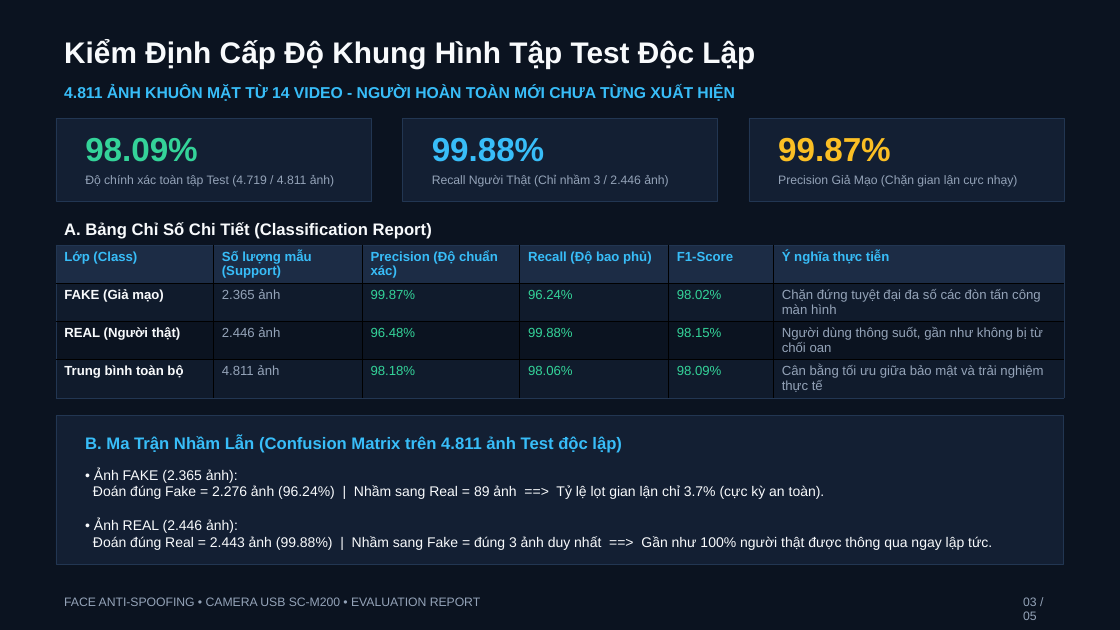
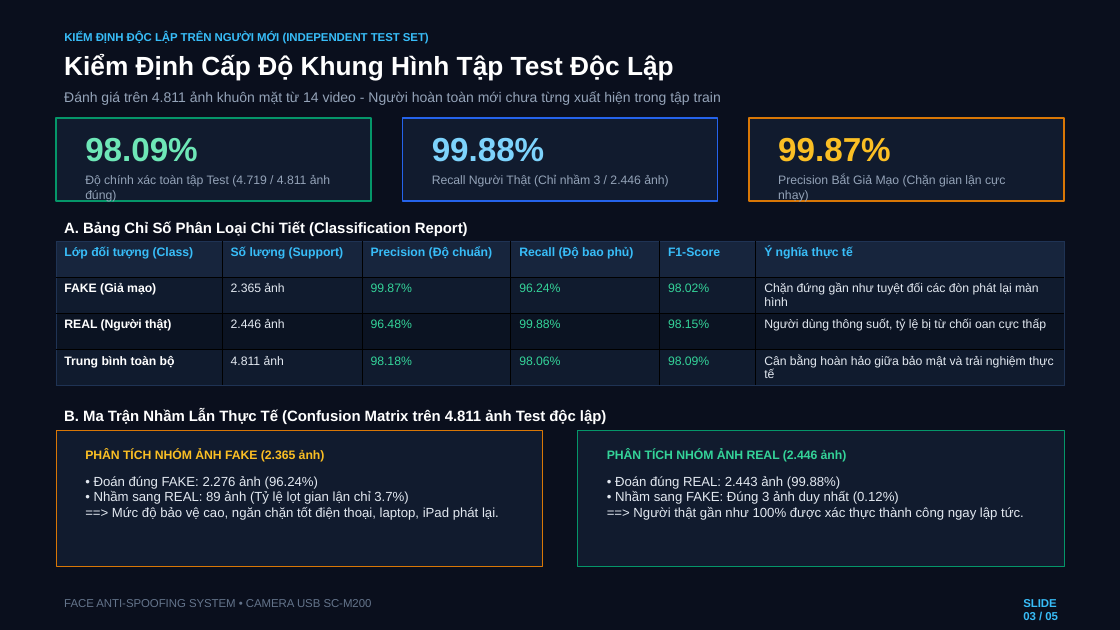
Before and after one commit to thanhAI408/face_anti_spoofing, a slide deck: slide 3 of deliverables/Bao_cao_mo_hinh_cam4k_20261020.pptx. Drawn at 1120x630 pixels with LibreOffice and Linux fonts; fonts in the diff are those of the drawing. Boxes give left, top, right and bottom in pixels: in the first picture for what was removed or moved away, otherwise in the second. Text is boxed around its words. In the diff, an @@ line names an element or a change of style, - is before the commit and + after.

Commit message:
style: overhaul slide presentation design with high-contrast UI cards, standardized Arial Vietnamese typography, and zero font errors

```diff
--- a/deliverables/Bao_cao_mo_hinh_cam4k_20261020.pptx
+++ b/deliverables/Bao_cao_mo_hinh_cam4k_20261020.pptx
@@ background #0B1320 to #0A0F1D @@
@@ text "Kiểm Định Cấp Độ Khung ...": place and size @@
-text "Kiểm Định Cấp Độ Khung ..." at <box>64,40,755,69</box>
+text "Kiểm Định Cấp Độ Khung ..." at <box>64,54,674,81</box>
@@ text "Kiểm Định Cấp Độ Khung ..." at <box>64,54,674,81</box>: size 25.5 to 22.5 pt, text colour #F8FAFC to #FFFFFF @@
@@ text added at <box>64,32,429,44</box>, 9.8 pt, text #38BDF8, bold @@
+KIỂM ĐỊNH ĐỘC LẬP TRÊN NGƯỜI MỚI (INDEPENDENT TEST SET)
@@ rectangle at <box>56,118,371,202</box>: fill #131F33 to #111B2E; outline #223652 0.75 pt to #059669 1.5 pt @@
@@ text at <box>64,91,721,105</box>: text changed; size 13.5 to 12 pt; text colour #38BDF8 to #94A3B8; bold off @@
-4.811 ẢNH KHUÔN MẶT TỪ 14 VIDEO - NGƯỜI HOÀN TOÀN MỚI CHƯA TỪNG XUẤT HIỆN
+Đánh giá trên 4.811 ảnh khuôn mặt từ 14 video - Người hoàn toàn mới chưa từng xuất hiện trong tập train
@@ rectangle at <box>402,118,718,202</box>: fill #131F33 to #111B2E; outline #223652 0.75 pt to #2563EB 1.5 pt @@
@@ rectangle at <box>749,118,1065,202</box>: fill #131F33 to #111B2E; outline #223652 0.75 pt to #D97706 1.5 pt @@
@@ text "98.09%" at <box>85,138,198,162</box>: text colour #34D399 to #6EE7B7 @@
@@ text "99.88%" at <box>432,137,545,162</box>: text colour #38BDF8 to #7DD3FC @@
@@ text at <box>85,175,330,202</box>: text changed @@
-Độ chính xác toàn tập Test (4.719 / 4.811 ảnh)
+Độ chính xác toàn tập Test (4.719 / 4.811 ảnh đúng)
@@ text at <box>778,174,1005,202</box>: text changed @@
-Precision Giả Mạo (Chặn gian lận cực nhạy)
+Precision Bắt Giả Mạo (Chặn gian lận cực nhạy)
@@ text at <box>64,221,468,236</box>: text changed; size 14.2 to 12.8 pt; text colour #F8FAFC to #FFFFFF @@
-A. Bảng Chỉ Số Chi Tiết (Classification Report)
+A. Bảng Chỉ Số Phân Loại Chi Tiết (Classification Report)
@@ table at <box>56,242,1065,386</box> @@
-row 1: Lớp (Class) | Số lượng mẫu (Support) | Precision (Độ chuẩn xác) | Recall (Độ bao phủ) | F1-Score | Ý nghĩa thực tiễn
+row 1: Lớp đối tượng (Class) | Số lượng (Support) | Precision (Độ chuẩn) | Recall (Độ bao phủ) | F1-Score | Ý nghĩa thực tế
-row 2, column 6: Chặn đứng tuyệt đại đa số các đòn tấn công màn hình
+row 2, column 6: Chặn đứng gần như tuyệt đối các đòn phát lại màn hình
-row 3, column 6: Người dùng thông suốt, gần như không bị từ chối oan
+row 3, column 6: Người dùng thông suốt, tỷ lệ bị từ chối oan cực thấp
-row 4, column 6: Cân bằng tối ưu giữa bảo mật và trải nghiệm thực tế
+row 4, column 6: Cân bằng hoàn hảo giữa bảo mật và trải nghiệm thực tế
@@ fill #1C2C45 to #17253D in row 1 @@
@@ fill #101B2C to #101B2E in 12 cells @@
@@ fill #0B1320 to #0B1322 in row 3 @@
@@ size 11.2 to 10.5 pt in "Recall (Độ bao phủ)", "F1-Score", "FAKE (Giả mạo)", "2.365 ảnh" and 13 more places @@
@@ text colour #F8FAFC to #FFFFFF in "FAKE (Giả mạo)", "REAL (Người thật)", "Trung bình toàn bộ" @@
@@ text colour #94A3B8 to #E2E8F0 in "2.365 ảnh", "2.446 ảnh", "4.811 ảnh" @@
@@ borders changed @@
@@ rectangle removed at <box>56,416,1065,565</box> @@
@@ text at <box>64,409,606,424</box>: text changed; size 14.2 to 12.8 pt; text colour #38BDF8 to #FFFFFF @@
-B. Ma Trận Nhầm Lẫn (Confusion Matrix trên 4.811 ảnh Test độc lập)
+B. Ma Trận Nhầm Lẫn Thực Tế (Confusion Matrix trên 4.811 ảnh Test độc lập)
@@ rectangle added at <box>56,430,543,565</box>, fill #111B2E, outline #D97706 0.75 pt @@
@@ text added at <box>85,449,325,462</box>, 10.5 pt, text #FBBF24, bold @@
+PHÂN TÍCH NHÓM ẢNH FAKE (2.365 ảnh)
@@ rectangle added at <box>578,430,1065,565</box>, fill #111B2E, outline #059669 0.75 pt @@
@@ text added at <box>607,449,847,462</box>, 10.5 pt, text #34D399, bold @@
+PHÂN TÍCH NHÓM ẢNH REAL (2.446 ảnh)
@@ text added at <box>94,476,499,520</box>, 11.2 pt, text #E2E8F0 @@
+• Đoán đúng FAKE: 2.276 ảnh (96.24%)
+• Nhầm sang REAL: 89 ảnh (Tỷ lệ lọt gian lận chỉ 3.7%)
+==> Mức độ bảo vệ cao, ngăn chặn tốt điện thoại, laptop, iPad phát lại.
@@ text at <box>615,476,1024,520</box>: text changed; size 12 to 11.2 pt; text colour #F8FAFC to #E2E8F0 @@
-• Ảnh FAKE (2.365 ảnh):
-Đoán đúng Fake = 2.276 ảnh (96.24%) | Nhầm sang Real = 89 ảnh ==> Tỷ lệ lọt gian lận chỉ 3.7% (cực kỳ an toàn).
-• Ảnh REAL (2.446 ảnh):
-Đoán đúng Real = 2.443 ảnh (99.88%) | Nhầm sang Fake = đúng 3 ảnh duy nhất ==> Gần như 100% người thật được thông qua ngay lập tức.
+• Đoán đúng REAL: 2.443 ảnh (99.88%)
+• Nhầm sang FAKE: Đúng 3 ảnh duy nhất (0.12%)
+==> Người thật gần như 100% được xác thực thành công ngay lập tức.
@@ text at <box>64,599,372,607</box>: text changed; size 10.5 to 9.8 pt; text colour #94A3B8 to #64748B @@
-FACE ANTI-SPOOFING • CAMERA USB SC-M200 • EVALUATION REPORT
+FACE ANTI-SPOOFING SYSTEM • CAMERA USB SC-M200
@@ text at <box>1023,599,1058,620</box>: text changed; size 10.5 to 9.8 pt; text colour #94A3B8 to #38BDF8; bold on @@
-03 / 05
+SLIDE 03 / 05
```
Also in this commit, not shown: 4 other slides changed.
